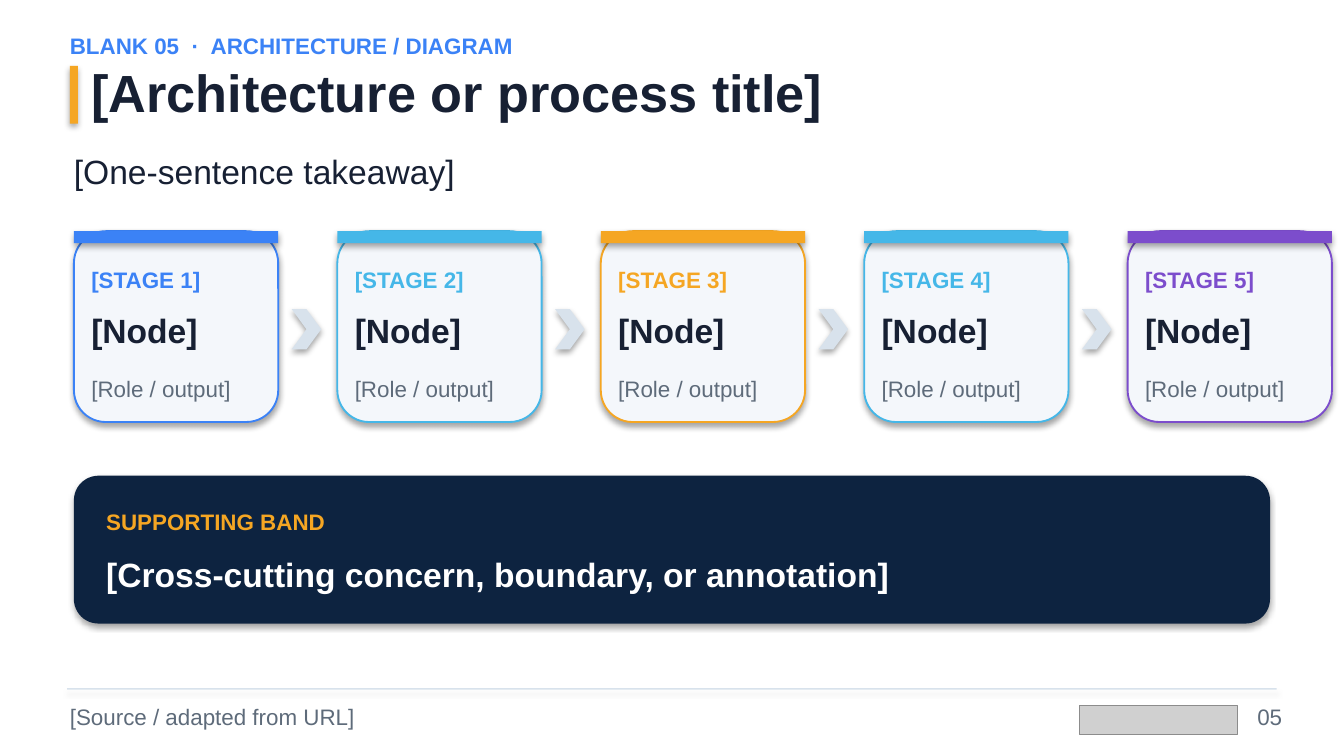
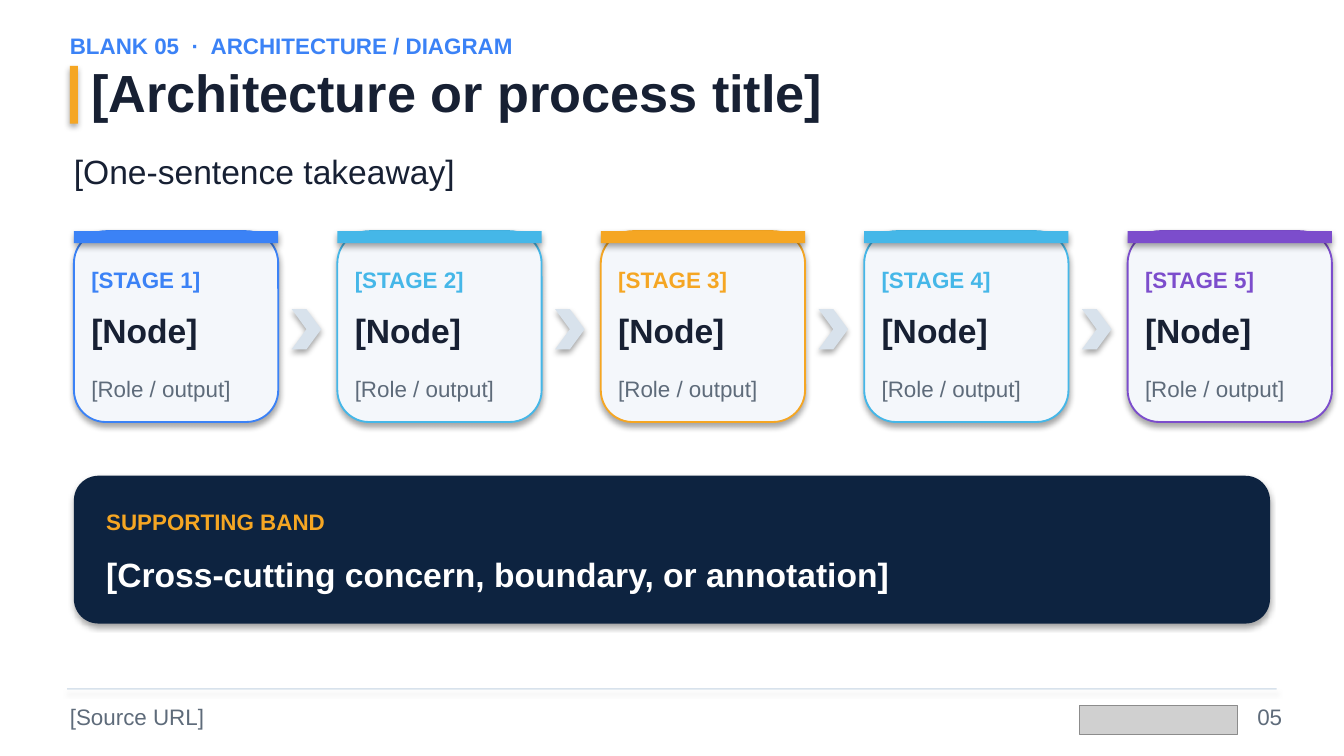
Before and after one commit to hsliuustc0106/hsliuustc0106-skills, a slide deck: slide 5 of skills/vllm-omni-deck/assets/vllm-omni-blank-template.pptx. Drawn at 1344x756 pixels with LibreOffice and Linux fonts; fonts in the diff are those of the drawing; grey boxes stand for pictures. Boxes give left, top, right and bottom in pixels: in the first picture for what was removed or moved away, otherwise in the second. Text is boxed around its words. In the diff, an @@ line names an element or a change of style, - is before the commit and + after.

Commit message:
Require intact source figures

```diff
--- a/skills/vllm-omni-deck/assets/vllm-omni-blank-template.pptx
+++ b/skills/vllm-omni-deck/assets/vllm-omni-blank-template.pptx
@@ text at [70,709,204,730]: text changed @@
-[Source / adapted from URL]
+[Source URL]
```
Also in this commit, not shown: 4 other slides changed, 7 other files.
